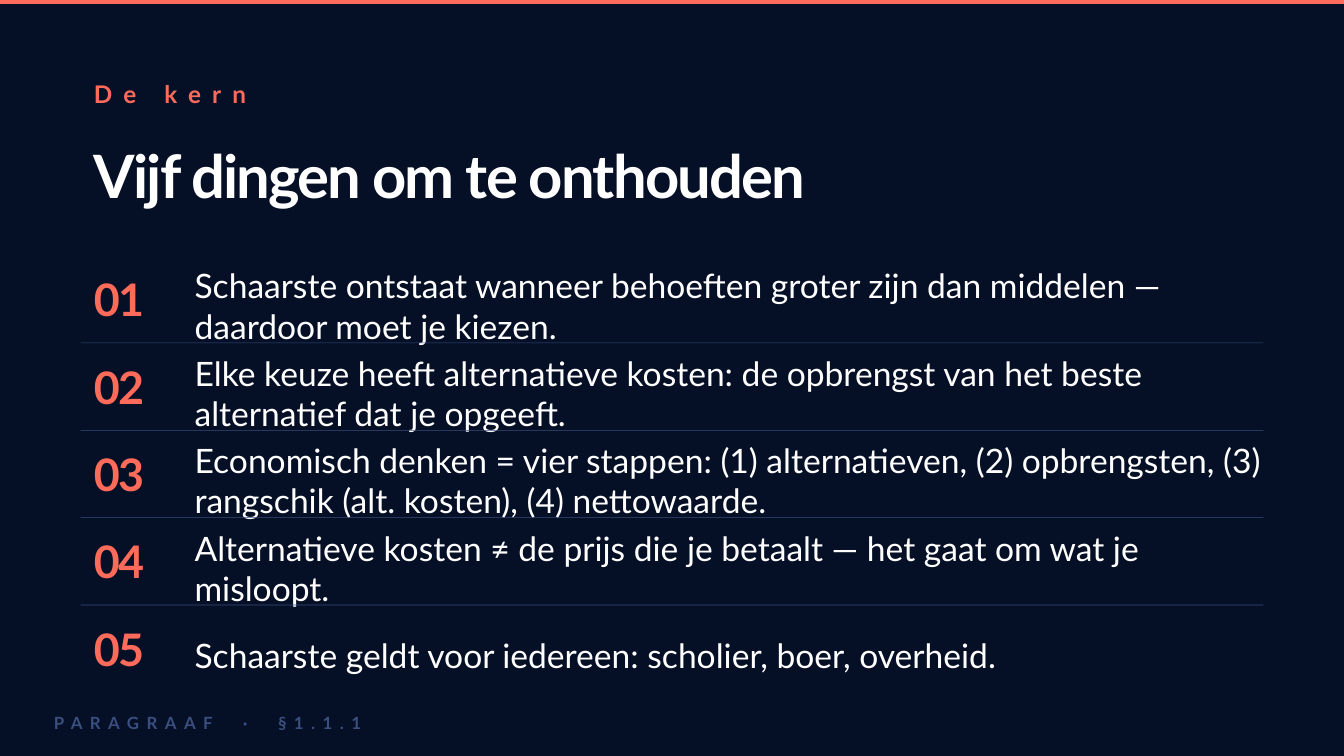
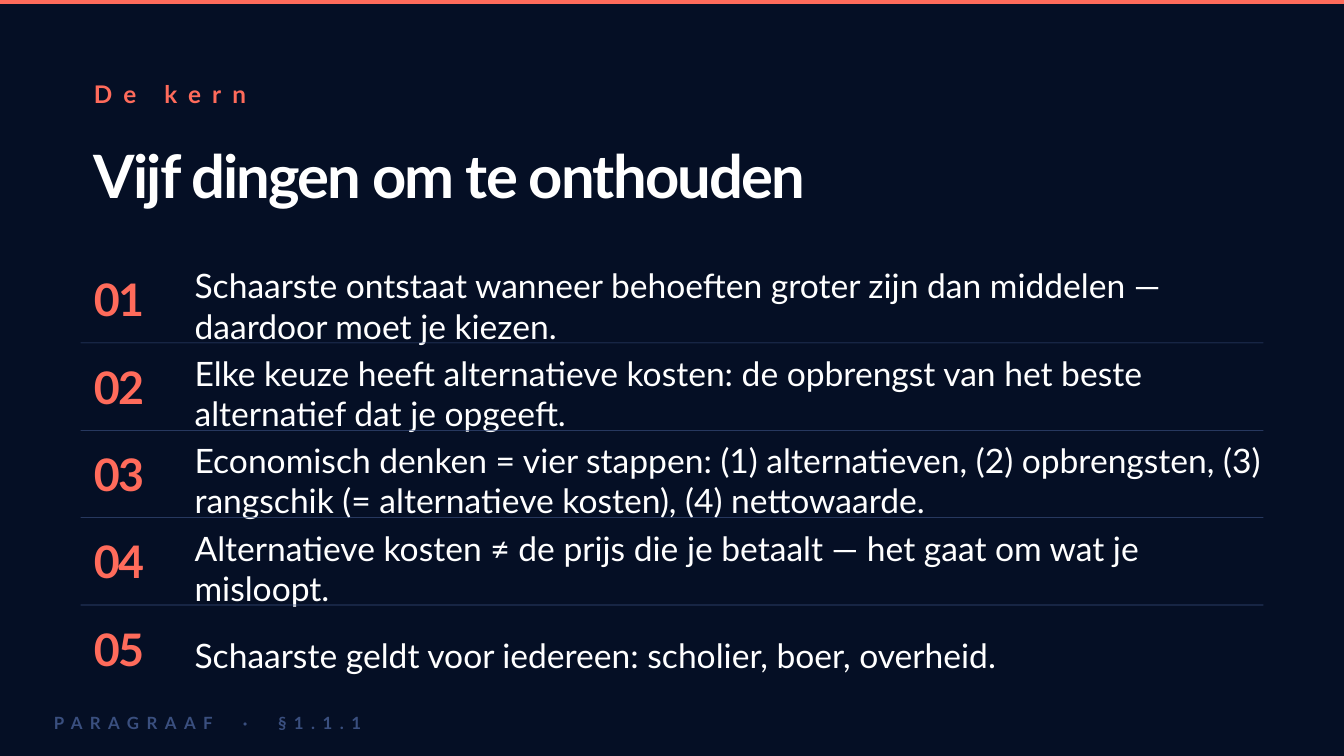
Before and after one commit to meijer1973/4veco-lessen, a slide deck: slide 8 of Boek 1 - Grondslagen, vraag en aanbod/1.1 Hoofdstuk Economisch denken en rekenen/1.1.1 Schaarste en economisch denken/1.1.1 Schaarste en economisch denken – presentatie.pptx. Drawn at 1344x756 pixels with LibreOffice and Linux fonts; fonts in the diff are those of the drawing. Boxes give left, top, right and bottom in pixels: in the first picture for what was removed or moved away, otherwise in the second. Text is boxed around its words. In the diff, an @@ line names an element or a change of style, - is before the commit and + after.

```diff
--- a/Boek 1 - Grondslagen, vraag en aanbod/1.1 Hoofdstuk Economisch denken en rekenen/1.1.1 Schaarste en economisch denken/1.1.1 Schaarste en economisch denken – presentatie.pptx
+++ b/Boek 1 - Grondslagen, vraag en aanbod/1.1 Hoofdstuk Economisch denken en rekenen/1.1.1 Schaarste en economisch denken/1.1.1 Schaarste en economisch denken – presentatie.pptx
@@ text at <box>195,447,1260,519</box>: text changed @@
-Economisch denken = vier stappen: (1) alternatieven, (2) opbrengsten, (3) rangschik (alt. kosten), (4) nettowaarde.
+Economisch denken = vier stappen: (1) alternatieven, (2) opbrengsten, (3) rangschik (= alternatieve kosten), (4) nettowaarde.
```
Also in this commit, not shown: 1 other slide changed, 28 other files.
